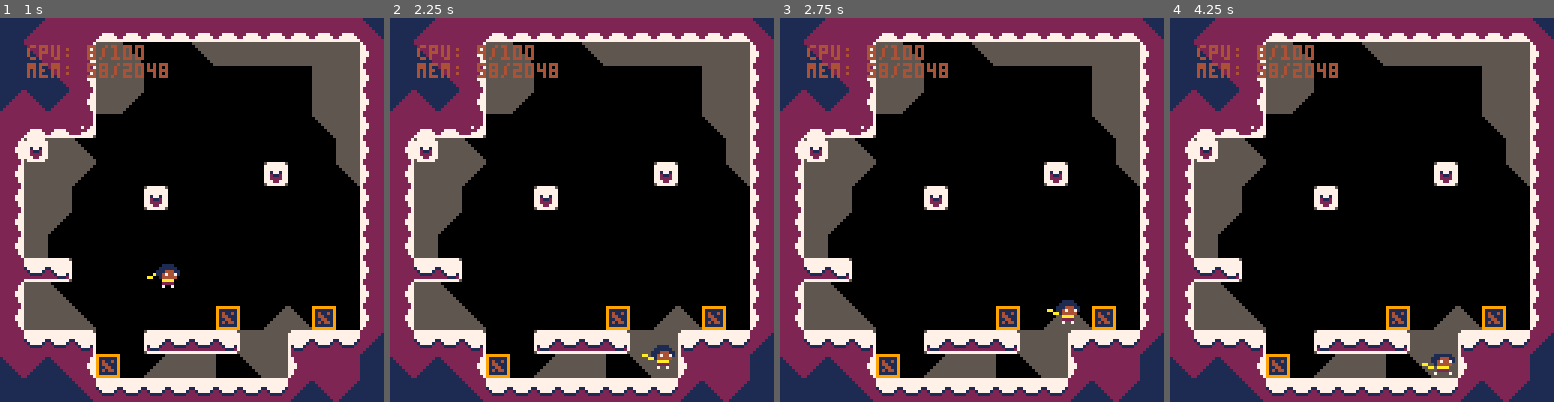
Above: before the commit, frames 1-4 (left to right).
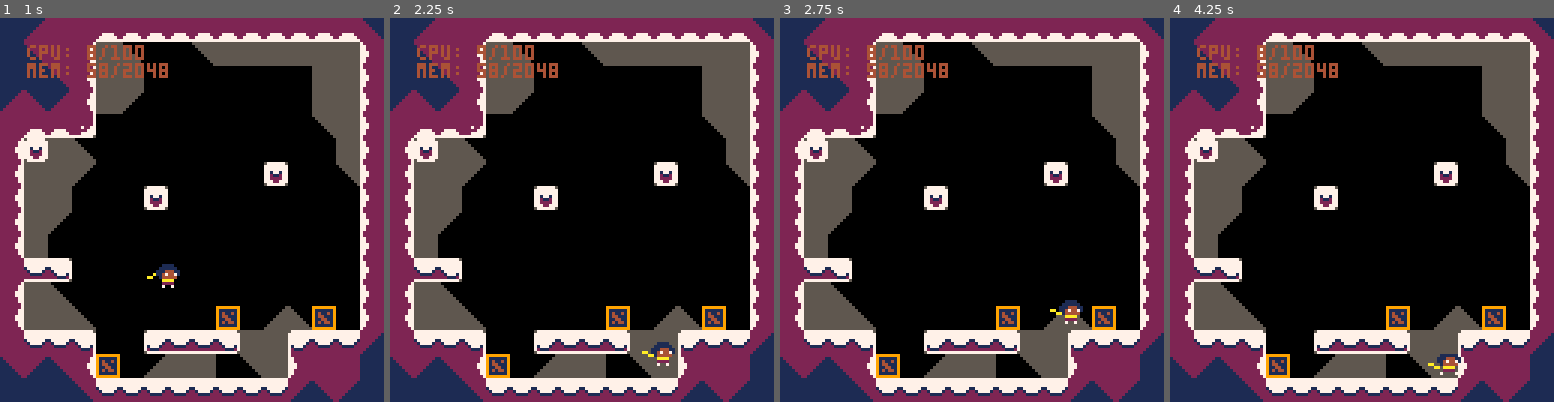
Above: after the commit, the same moments.

Repository: ExOK/Celeste2
Game: PICO-8 cartridge celeste2.p8
Same seed, same stepped clock (60 frames per second), same inputs: the game is played once before the commit and once after it.
Inputs:
- Up to frame 1 (1 s): tap X (X key) at 0.33 s; tap O (Z key) at 0.7 s
- Up to frame 2 (2.25 s): tap X (X key) at 1.07, 1.85 s; hold Right 1.6-2.1 s; tap O (Z key) at 1.7, 2.1 s; hold Up from 2.15 s (still down)
- Up to frame 3 (2.75 s): release Up at 2.42 s; hold Right from 2.47 s (still down); tap O (Z key) at 2.5 s
- Up to frame 4 (4.25 s): tap O (Z key) every 0.4 s from 2.9 to 4.1 s; tap X (X key) at 2.97, 4.08 s; release Right at 3.03 s; hold Left 3.08-3.58 s; hold Down 3.63-3.97 s; hold Right from 4.02 s (still down)

Frame 1 is identical in both runs. In frame 2, 0.3% of the frame differs, in the area x 65-75%, y 84-92%; in frame 3, 0.2%; in frame 4, 0.3%, in the area x 65-76%, y 87-93%.

Commit message:
Some physics tweaks

Diff:
--- a/player.lua
+++ b/player.lua
@@ -36,17 +36,22 @@
 		elseif (on_ground) then
 			self.speed_x = approach(self.speed_x, input_x * 2, 0.6)
 		elseif (input_x != 0) then
-			self.speed_x = approach(self.speed_x, input_x * 2, 0.3)
+			self.speed_x = approach(self.speed_x, input_x * 2, 0.4)
 		else
 			self.speed_x = approach(self.speed_x, 0, 0.1)
 		end
 
 		-- gravity
 		if (not on_ground) then
+			local max = 5
+			if (input_jump) then
+				max = 4
+			end
+
 			if (abs(self.speed_y) < 0.2) then
-				self.speed_y = min(self.speed_y + 0.4, 5)
+				self.speed_y = min(self.speed_y + 0.4, max)
 			else
-				self.speed_y = min(self.speed_y + 0.8, 5)
+				self.speed_y = min(self.speed_y + 0.8, max)
 			end
 		end
 
@@ -61,13 +66,16 @@
 		end
 
 		-- jumping
-		if (self.jump_grace > 0 and consume_jump_press()) then
-			self.speed_y = -4
-			self.speed_x += input_x * 0.2
-			self.jump_grace = 0
-			self:move_y(self.jump_grace_y - self.y)
-			self.t_var_jump = 4
-			self.var_jump_speed = self.speed_y
+		if (input_jump_pressed > 0) then
+			if (self.jump_grace > 0) then
+				consume_jump_press()
+				self.speed_y = -4
+				self.speed_x += input_x * 0.2
+				self.var_jump_speed = self.speed_y
+				self.t_var_jump = 4
+				self.jump_grace = 0
+				self:move_y(self.jump_grace_y - self.y)
+			end
 		end
 	end
 
@@ -99,6 +107,7 @@
 		return
 	end
 
+	t_var_jump = 0
 	object.on_collide_y(self, moved, target)
 end
 
